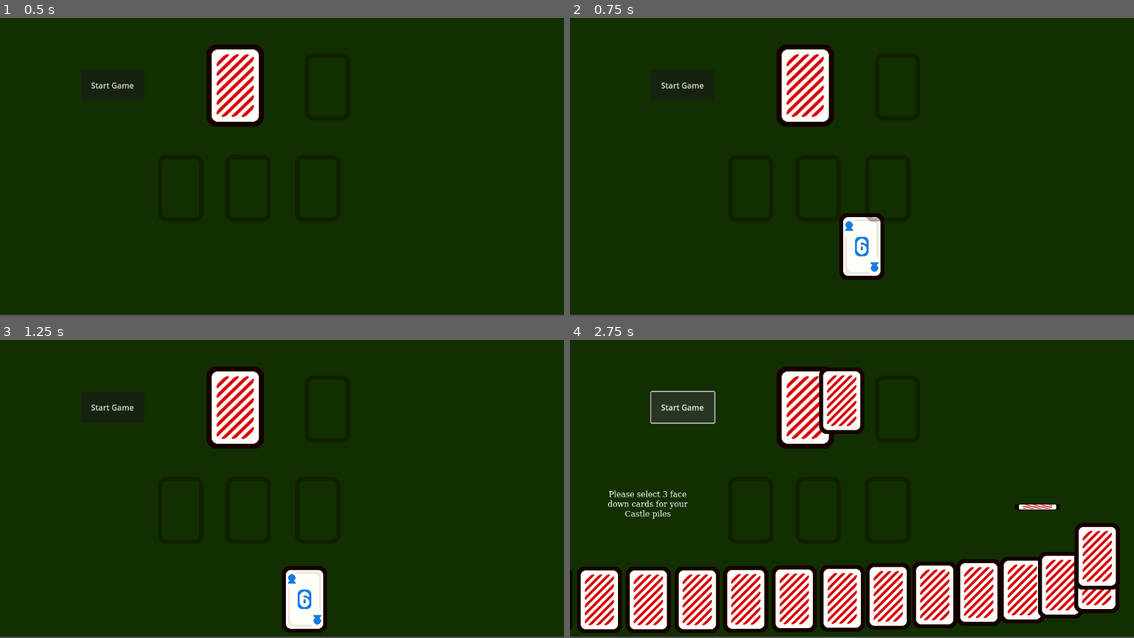
Above: before the commit, frames 1-4 (two rows, left to right).
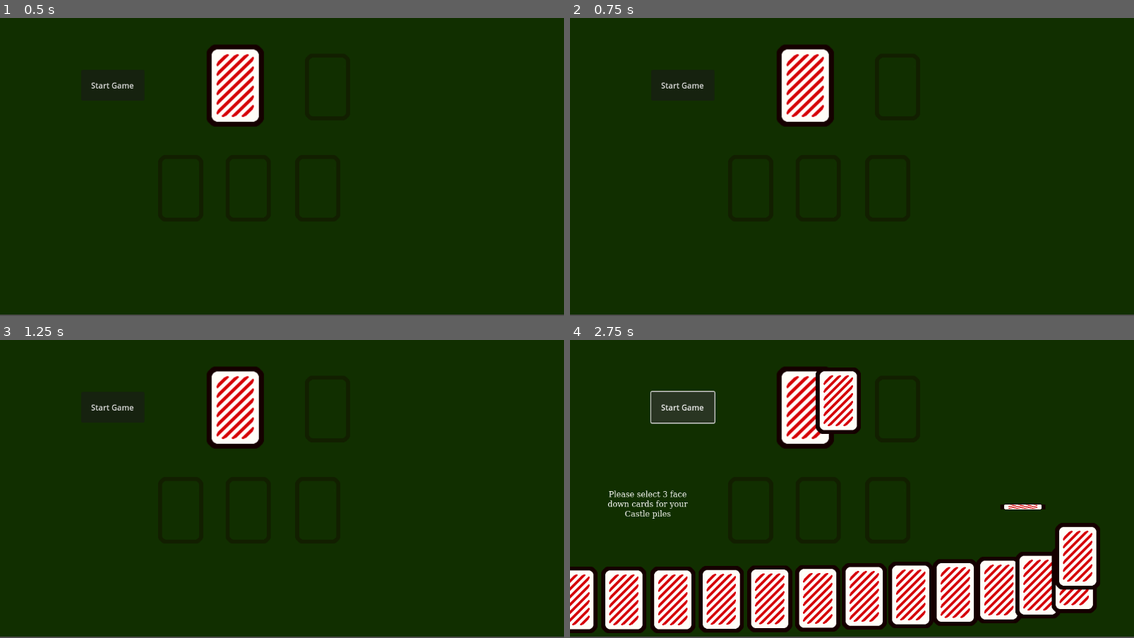
Above: after the commit, the same moments.

Repository: boots0/castles
Game: Godot game, scene res://main.tscn
Same seed, same stepped clock (60 frames per second), same inputs: the game is played once before the commit and once after it.
Inputs (mouse positions are in pixels of both pictures, inside the frame that each line leads up to):
- Up to frame 1 (0.5 s): no input
- Up to frame 2 (0.75 s): click (806, 83) at 0.5 s
- Up to frame 3 (1.25 s): no input
- Up to frame 4 (2.75 s): click "Start Game" at 1.25 s; click "Start Game" at 2 s

Frame 1 is identical in both runs. In frame 2, 1.8% of the frame differs, in the area x 47-56%, y 65-88%; in frame 3, 1.7%; in frame 4, 18%, in the area x 0-98%, y 9-99%.

Commit message:
Begining of GameStateController refactor

Diff:
--- a/Scenes/card/card.gd
+++ b/Scenes/card/card.gd
@@ -30,7 +30,7 @@
 	# Set up front and back images
 	var card_image = get_node("CardFront")
 	card_image.region_rect = sprite_region
-	card_image.visible = true  # Hidden initially
+	card_image.visible = false  # Hidden initially
 
 	card_size = self.get_rect().size
 
--- /dev/null
+++ b/Scripts/game_state_controller.gd
@@ -0,0 +1,66 @@
+extends Node2D
+
+const PLAYER_HAND_SIZE = 9
+
+enum GamePhase { SETUP, PLAY, END }
+
+@onready var player_hand: Node = $PlayerHand
+@onready var deck_reference: Node = $Deck
+@onready var pile_reference: Node = $CardPile
+@onready var game_text: Node = $GameText
+@onready var player_ui = $PlayingUI
+
+var current_phase: GamePhase = GamePhase.SETUP
+
+func _on_deck_button_down() -> void:
+	if current_phase == GamePhase.PLAY:
+		player_ui.deal_card_to_player()
+
+
+func _on_start_game_button_down() -> void:
+		#var current_phase = get_parent().get_phase()
+	if current_phase == GamePhase.SETUP:
+		for i in range(PLAYER_HAND_SIZE):
+			await get_tree().create_timer(0.1).timeout
+			# add a deal_hand func in deck to deal face down
+			var drawn_card = deck_reference.draw_card()
+			# connect card's reparent signal
+			drawn_card.reparent_requested.connect(_on_card_reparent_requested)
+			deal_card(drawn_card)
+
+	update_game_text("Please select 3 face down cards for your Castle piles")
+
+func update_game_text(text: String):
+	game_text.text = text
+
+func deal_card(card: Card, player = player_ui):
+	if current_phase == GamePhase.SETUP:
+		player.new_card(card, "card_flip_start")
+
+func _on_card_reparent_requested(card: Card, destination: Card.Destination) -> void:
+	# card has signaled to be reparented
+	# ** all of this needs to be refactored **
+	if destination == card.Destination.HAND:
+		print("Reparenting to hand...")
+		card.reparent(player_hand)
+		player_hand.add_card_to_hand(card) # 1 = game ongoing
+		return
+
+	if destination == card.Destination.PILE:
+		print("Reparenting to a pile...")
+		player_hand.remove_card_from_hand(card)
+
+		var target_pile = card.targets[0].get_parent()
+		if target_pile is CardPile:
+			card.reparent(pile_reference)
+			pile_reference.add_card_to_pile(card)
+		else:
+			card.reparent(target_pile)
+			target_pile.add_card_to_pile(card)
+		return
+
+	if destination == card.Destination.UI_LAYER:
+		print("Reparenting to UI Layer")
+		#player_hand.remove_card_from_hand(card)
+		card.reparent(player_ui)
+		return
--- a/Scripts/playing_ui.gd
+++ b/Scripts/playing_ui.gd
@@ -1,6 +1,7 @@
 extends CanvasLayer
 
 const PLAYER_HAND_SIZE = 9
+const DECK_POSITION = Vector2(432, 102)
 
 @onready var player_hand: Node = $PlayerHand
 @onready var deck_reference: Node = $Deck
@@ -13,75 +14,67 @@
 func _ready() -> void:
 	player_hand.connect("card_removed", _on_setup_blind_piles)
 
-func _on_deck_button_down() -> void:
-	# grab the output of deck's draw_card()
-	var drawn_card = deck_reference.draw_card()
-
-	# connect card's reparent signal
-	drawn_card.reparent_requested.connect(_on_card_reparent_requested)
+func new_card(drawn_card: Card, animation: String) -> void:
 
 	# add card scene as a child to player_hand
 	player_hand.add_child(drawn_card)
 	drawn_card.reparent(player_hand)
 
 	# set card to spawn on top of the deck
-	drawn_card.global_position = deck_reference.global_position - (drawn_card.card_size / 2)
+	drawn_card.global_position = DECK_POSITION - (drawn_card.card_size / 2)
 
 	# add the card to the player's hand - should this happen here?
 	player_hand.add_card_to_hand(drawn_card)
-	drawn_card.get_node("AnimationPlayer").play("card_flip")
+	drawn_card.get_node("AnimationPlayer").play(animation)
 
-func _on_card_reparent_requested(card: Card, destination: Card.Destination) -> void:
-	# card has signaled to be reparented
+#func _on_card_reparent_requested(card: Card, destination: Card.Destination) -> void:
+	## card has signaled to be reparented
+#
+	#if destination == card.Destination.HAND:
+		#print("Reparenting to hand...")
+		#card.reparent(player_hand)
+		#player_hand.add_card_to_hand(card) # 1 = game ongoing
+		#return
+		#
+	#if destination == card.Destination.PILE:
+		#print("Reparenting to a pile...")
+		#player_hand.remove_card_from_hand(card)
+		#
+		#var target_pile = card.targets[0].get_parent()
+		#if target_pile is CardPile:
+			#card.reparent(pile_reference)
+			#pile_reference.add_card_to_pile(card)
+		#else:
+			#card.reparent(target_pile)
+			#target_pile.add_card_to_pile(card)
+		#return
+		#
+	#if destination == card.Destination.UI_LAYER:
+		#print("Reparenting to UI Layer")
+		##player_hand.remove_card_from_hand(card)
+		#card.reparent(self)
+		#return
+		#
 
-	if destination == card.Destination.HAND:
-		print("Reparenting to hand...")
-		card.reparent(player_hand)
-		player_hand.add_card_to_hand(card) # 1 = game ongoing
-		return
-
-	if destination == card.Destination.PILE:
-		print("Reparenting to a pile...")
-		player_hand.remove_card_from_hand(card)
-
-		var target_pile = card.targets[0].get_parent()
-		if target_pile is CardPile:
-			card.reparent(pile_reference)
-			pile_reference.add_card_to_pile(card)
-		else:
-			card.reparent(target_pile)
-			target_pile.add_card_to_pile(card)
-		return
-
-	if destination == card.Destination.UI_LAYER:
-		print("Reparenting to UI Layer")
-		#player_hand.remove_card_from_hand(card)
-		card.reparent(self)
-		return
-
-
-func _on_start_game_button_down() -> void:
-	#var current_phase = get_parent().get_phase()
-	#if current_phase == PhaseController.GamePhase.SETUP:
-	for i in range(PLAYER_HAND_SIZE):
-		await get_tree().create_timer(0.1).timeout
-		# add a deal_hand func in deck to deal face down
-		var drawn_card = deck_reference.draw_card()
-		# connect card's reparent signal
-		drawn_card.reparent_requested.connect(_on_card_reparent_requested)
-		# add card scene as a child to player_hand
-		player_hand.add_child(drawn_card)
-		drawn_card.get_node("AnimationPlayer").play("card_flip_start")
-		# set card to spawn on top of the deck
-		drawn_card.global_position = deck_reference.global_position - (drawn_card.card_size / 2)
-		# add the card to the player's hand - should this happen here?
-		player_hand.add_card_to_hand(drawn_card)
-
-	game_text.text = "Please select 3 face down cards for your Castle piles"
+#func deal_cards() -> void:
+	##for i in range(PLAYER_HAND_SIZE):
+		##await get_tree().create_timer(0.1).timeout
+		### add a deal_hand func in deck to deal face down
+		##var drawn_card = deck_reference.draw_card()
+		### connect card's reparent signal
+		##drawn_card.reparent_requested.connect(_on_card_reparent_requested)
+		### add card scene as a child to player_hand
+		##player_hand.add_child(drawn_card)
+		##drawn_card.get_node("AnimationPlayer").play("card_flip_start")
+		### set card to spawn on top of the deck
+		##drawn_card.global_position = deck_reference.global_position - (drawn_card.card_size / 2)
+		### add the card to the player's hand - should this happen here?
+		##player_hand.add_card_to_hand(drawn_card)
+		#
+	#game_text.text = "Please select 3 face down cards for your Castle piles"
 
 func _on_setup_blind_piles(hand_count: int) -> void:
 	print("running on setup blind piles")
 	if hand_count == 6 and phase == 0:
 		player_hand.flip_cards()
 		#update_phase(1)
-		game_text.text = "Please select 3 face up cards for your Castle piles"
--- a/main.tscn
+++ b/main.tscn
@@ -1,6 +1,6 @@
 [gd_scene load_steps=9 format=3 uid="uid://dr7e3gliqbqol"]
 
-[ext_resource type="Script" path="res://phase_controller.gd" id="1_lvhgg"]
+[ext_resource type="Script" path="res://Scripts/game_state_controller.gd" id="1_lvhgg"]
 [ext_resource type="PackedScene" uid="uid://b17q7jmfxp3yd" path="res://Scenes/deck.tscn" id="1_o1wbk"]
 [ext_resource type="Script" path="res://Scripts/playing_ui.gd" id="2_5sl1f"]
 [ext_resource type="PackedScene" uid="uid://bqp8g4s2u4l2k" path="res://Scenes/card_pile.tscn" id="2_p858k"]
@@ -26,24 +26,30 @@
 mouse_filter = 2
 color = Color(0.067795, 0.183891, 1.20327e-08, 1)
 
-[node name="PhaseController" type="Node2D" parent="."]
+[node name="GameStateController" type="Node2D" parent="."]
 script = ExtResource("1_lvhgg")
 
-[node name="PlayingUI" type="CanvasLayer" parent="PhaseController" groups=["ui_layer"]]
+[node name="PlayingUI" type="CanvasLayer" parent="GameStateController" groups=["ui_layer"]]
 script = ExtResource("2_5sl1f")
 
-[node name="CardPile" parent="PhaseController/PlayingUI" instance=ExtResource("2_p858k")]
-position = Vector2(669, 180)
+[node name="PlayerHand" parent="GameStateController/PlayingUI" instance=ExtResource("4_dvg06")]
 
-[node name="Deck" parent="PhaseController/PlayingUI" instance=ExtResource("1_o1wbk")]
+[node name="CastlePile" parent="GameStateController/PlayingUI" instance=ExtResource("5_vwfhj")]
+position = Vector2(369, 387)
+
+[node name="CastlePile2" parent="GameStateController/PlayingUI" instance=ExtResource("5_vwfhj")]
+position = Vector2(507, 387)
+
+[node name="CastlePile3" parent="GameStateController/PlayingUI" instance=ExtResource("5_vwfhj")]
+position = Vector2(649, 387)
+
+[node name="Deck" parent="GameStateController" instance=ExtResource("1_o1wbk")]
 offset_left = 432.0
 offset_top = 102.0
 offset_right = 532.0
 offset_bottom = 246.0
 
-[node name="PlayerHand" parent="PhaseController/PlayingUI" instance=ExtResource("4_dvg06")]
-
-[node name="GameText" type="Label" parent="PhaseController/PlayingUI"]
+[node name="GameText" type="Label" parent="GameStateController"]
 offset_left = 67.0
 offset_top = 347.0
 offset_right = 252.0
@@ -52,14 +58,8 @@
 horizontal_alignment = 1
 autowrap_mode = 2
 
-[node name="CastlePile" parent="PhaseController/PlayingUI" instance=ExtResource("5_vwfhj")]
-position = Vector2(369, 387)
-
-[node name="CastlePile2" parent="PhaseController/PlayingUI" instance=ExtResource("5_vwfhj")]
-position = Vector2(507, 387)
-
-[node name="CastlePile3" parent="PhaseController/PlayingUI" instance=ExtResource("5_vwfhj")]
-position = Vector2(649, 387)
+[node name="CardPile" parent="GameStateController" instance=ExtResource("2_p858k")]
+position = Vector2(669, 180)
 
 [node name="Start Game" type="Button" parent="."]
 offset_left = 166.0
@@ -69,5 +69,5 @@
 text = "Start Game"
 icon_alignment = 1
 
-[connection signal="button_down" from="PhaseController/PlayingUI/Deck" to="PhaseController/PlayingUI" method="_on_deck_button_down"]
-[connection signal="button_down" from="Start Game" to="PhaseController/PlayingUI" method="_on_start_game_button_down"]
+[connection signal="button_down" from="GameStateController/Deck" to="GameStateController" method="_on_deck_button_down"]
+[connection signal="button_down" from="Start Game" to="GameStateController" method="_on_start_game_button_down"]
--- a/phase_controller.gd
+++ /dev/null
@@ -1,11 +0,0 @@
-extends Node2D
-
-enum GamePhase { SETUP, PLAY, END }
-
-var current_phase: GamePhase = GamePhase.SETUP
-
-func update_phase(phase: GamePhase) -> void:
-	current_phase = phase
-
-func get_phase() -> GamePhase:
-	return current_phase
